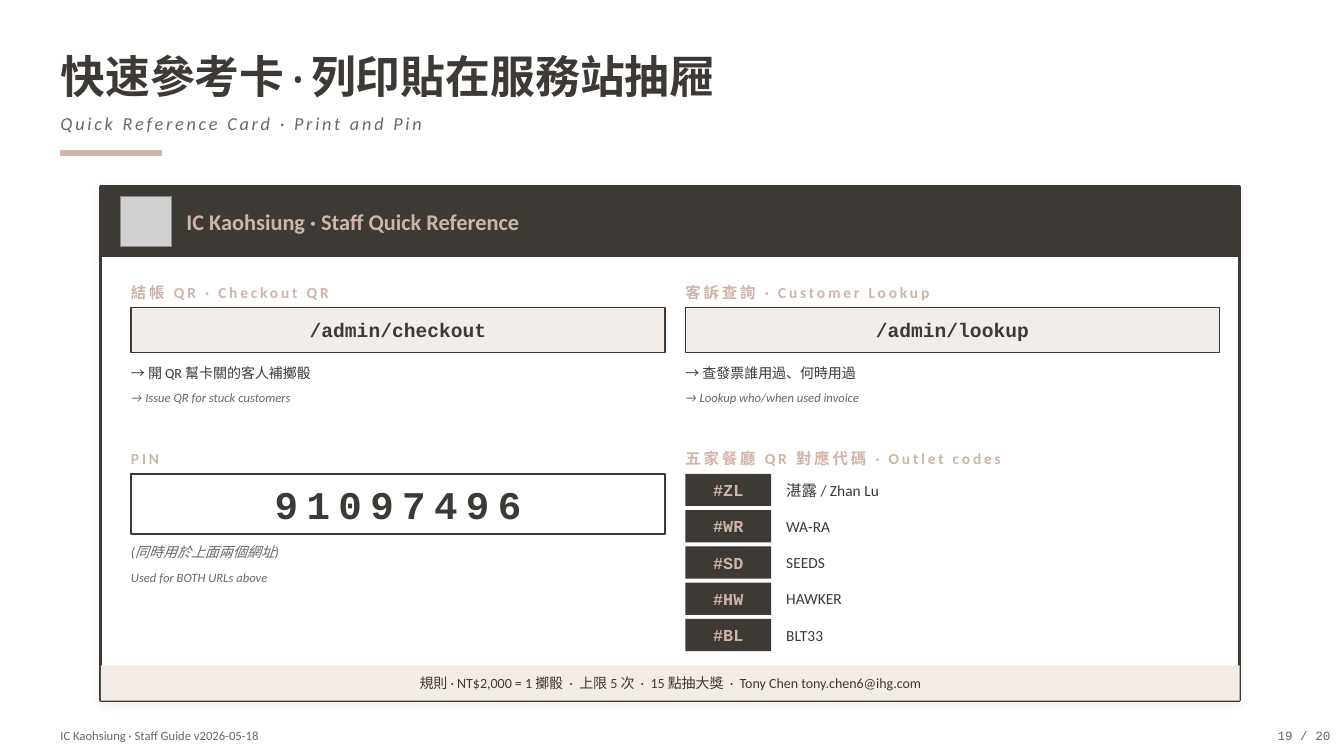
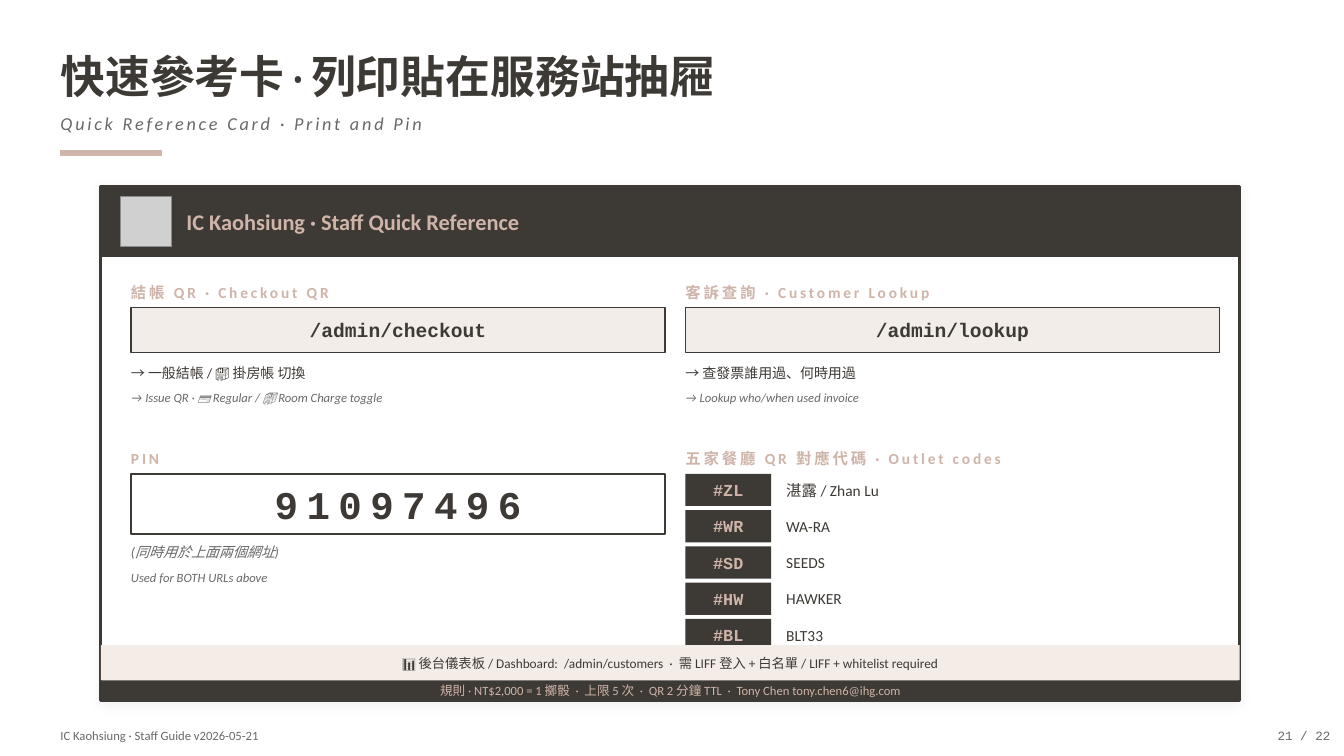
Before and after one commit to tony1229kimo/ickaohsiungculinaryjourneymap, a slide deck: slide 21 of docs/IC_Kaohsiung_Game_Staff_Bilingual.pptx (slide 19 before the commit). Drawn at 1344x756 pixels with LibreOffice and Linux fonts; fonts in the diff are those of the drawing; grey boxes stand for pictures. Boxes give left, top, right and bottom in pixels: in the first picture for what was removed or moved away, otherwise in the second. Text is boxed around its words. In the diff, an @@ line names an element or a change of style, - is before the commit and + after.

```diff
--- a/docs/IC_Kaohsiung_Game_Staff_Bilingual.pptx
+++ b/docs/IC_Kaohsiung_Game_Staff_Bilingual.pptx
@@ text at (148,366,306,379): text changed @@
-→ 開 QR 幫卡關的客人補擲骰
+→ 一般結帳 / 🏨 掛房帳 切換
@@ text at (145,393,382,404): text changed @@
-→ Issue QR for stuck customers
+→ Issue QR · 💳 Regular / 🏨 Room Charge toggle
@@ rectangle: place and size @@
-rectangle at (101,665,1240,701)
+rectangle at (101,645,1240,681)
@@ text added at (419,657,938,670), 9.5 pt, text #3D3935 @@
+📊 後台儀表板 / Dashboard: /admin/customers · 需 LIFF 登入 + 白名單 / LIFF + whitelist required
@@ rectangle added at (101,681,1240,701), fill #3D3935 @@
@@ text at (440,684,900,697): text changed; size 10 to 9 pt; text colour #3D3935 to #CEB4A9 @@
-規則 · NT$2,000 = 1 擲骰 · 上限 5 次 · 15 點抽大獎 · Tony Chen tony.chen6@ihg.com
+規則 · NT$2,000 = 1 擲骰 · 上限 5 次 · QR 2 分鐘 TTL · Tony Chen tony.chen6@ihg.com
@@ text at (60,731,258,742): text changed @@
-IC Kaohsiung · Staff Guide v2026-05-18
+IC Kaohsiung · Staff Guide v2026-05-21
@@ text at (1278,731,1330,740): text changed @@
-19 / 20
+21 / 22
```
Also in this commit, not shown: 19 other slides changed, 2 slides added, 1 other file.
